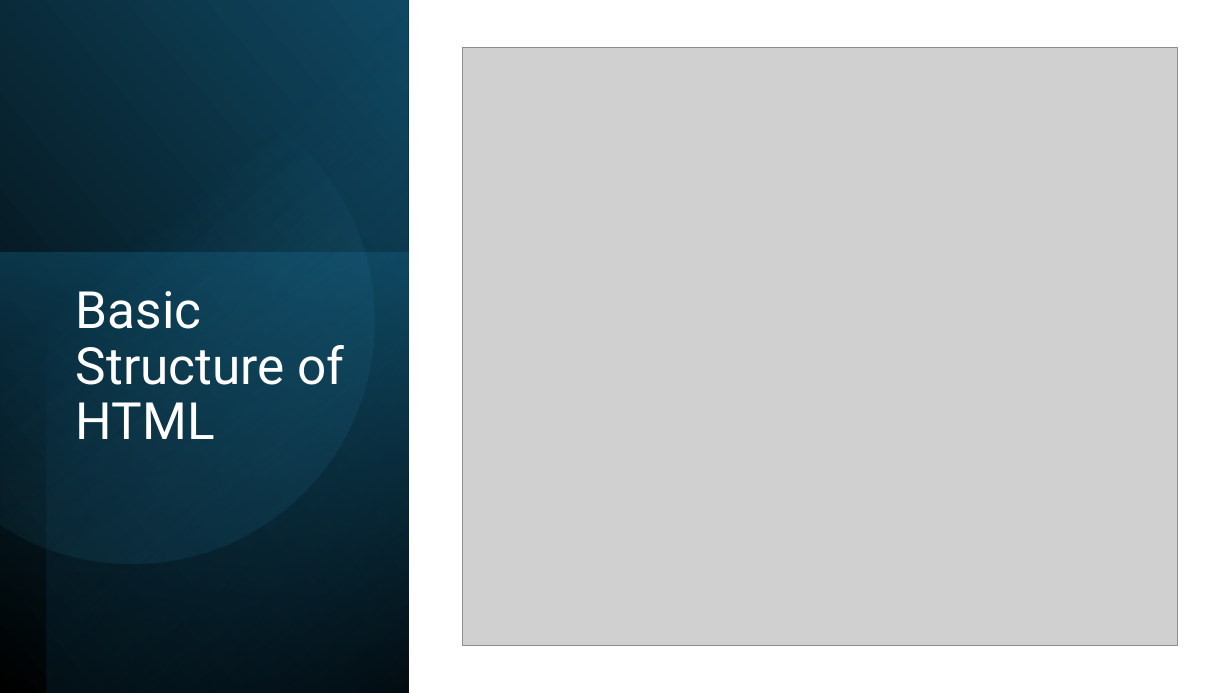
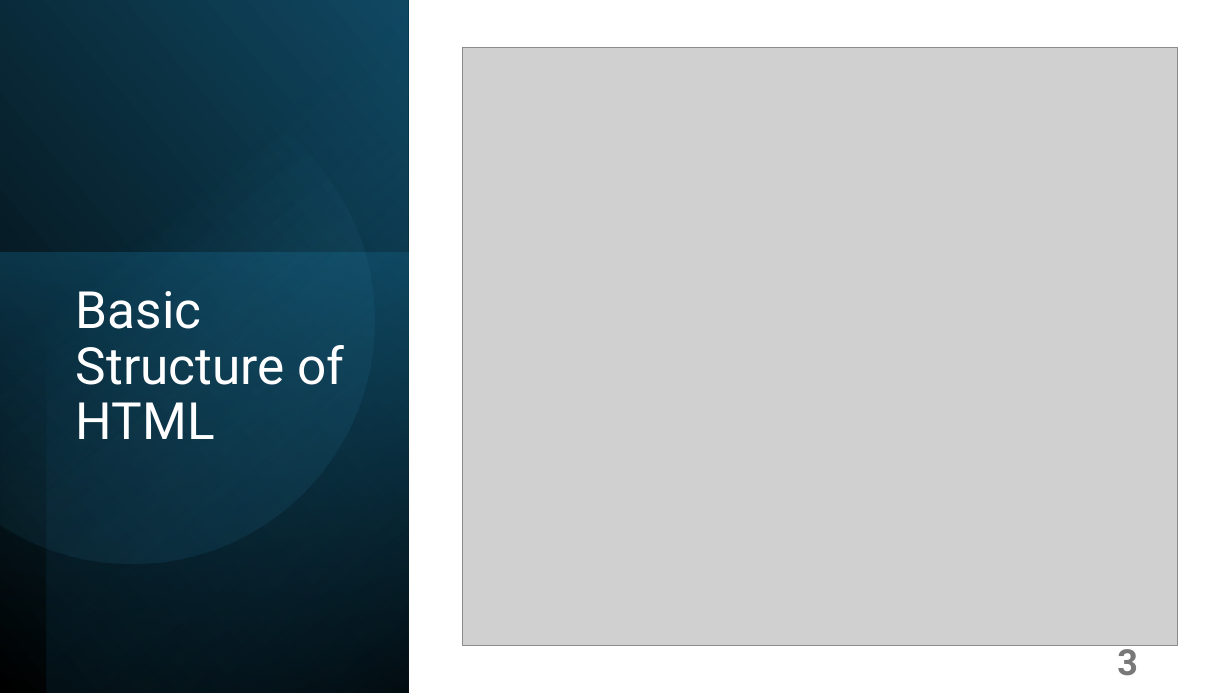
Before and after one commit to mahadi-21/Web-Development, a slide deck: slide 3 of HTML.pptx. Drawn at 1232x693 pixels with LibreOffice and Linux fonts; fonts in the diff are those of the drawing; grey boxes stand for pictures. Boxes give left, top, right and bottom in pixels: in the first picture for what was removed or moved away, otherwise in the second. Text is boxed around its words. In the diff, an @@ line names an element or a change of style, - is before the commit and + after.

Commit message:
HTML page number update

```diff
--- a/HTML.pptx
+++ b/HTML.pptx
@@ page number added at bbox=[1117, 641, 1138, 676], 28 pt, text #797979, bold @@
+3
```
Also in this commit, not shown: 13 other slides changed, 1 slide removed.
